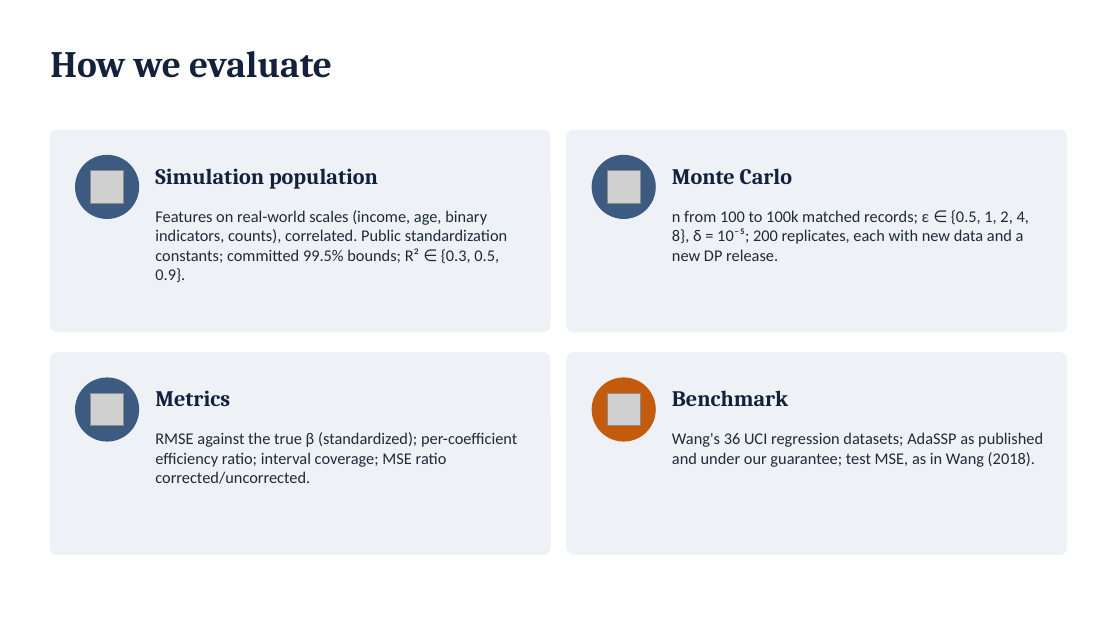
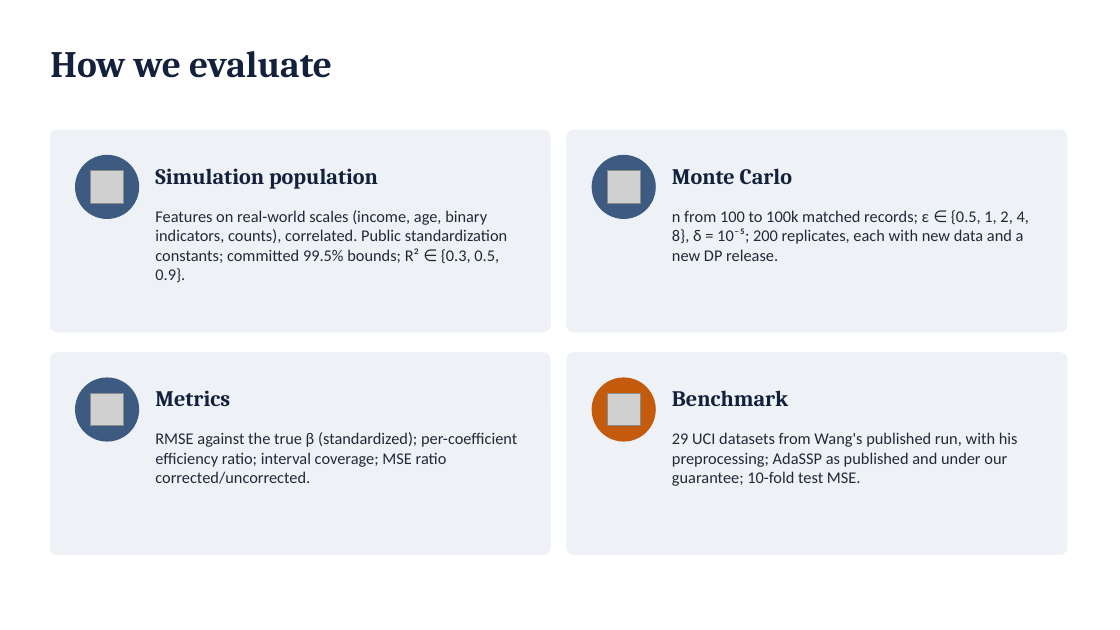
Before and after one commit to shukabh/VerticalFederatedRegression, a slide deck: slide 19 of slides/vfl_scenarioB_deck.pptx (slide 20 before the commit). Drawn at 1120x630 pixels with LibreOffice and Linux fonts; fonts in the diff are those of the drawing; grey boxes stand for pictures. Boxes give left, top, right and bottom in pixels: in the first picture for what was removed or moved away, otherwise in the second. Text is boxed around its words. In the diff, an @@ line names an element or a change of style, - is before the commit and + after.

```diff
--- a/slides/vfl_scenarioB_deck.pptx
+++ b/slides/vfl_scenarioB_deck.pptx
@@ text at (672, 432, 1018, 486): text changed @@
-Wang's 36 UCI regression datasets; AdaSSP as published and under our guarantee; test MSE, as in Wang (2018).
+29 UCI datasets from Wang's published run, with his preprocessing; AdaSSP as published and under our guarantee; 10-fold test MSE.
```
Also in this commit, not shown: 3 other slides changed, 1 slide added, 1 slide removed, 12 other files.
